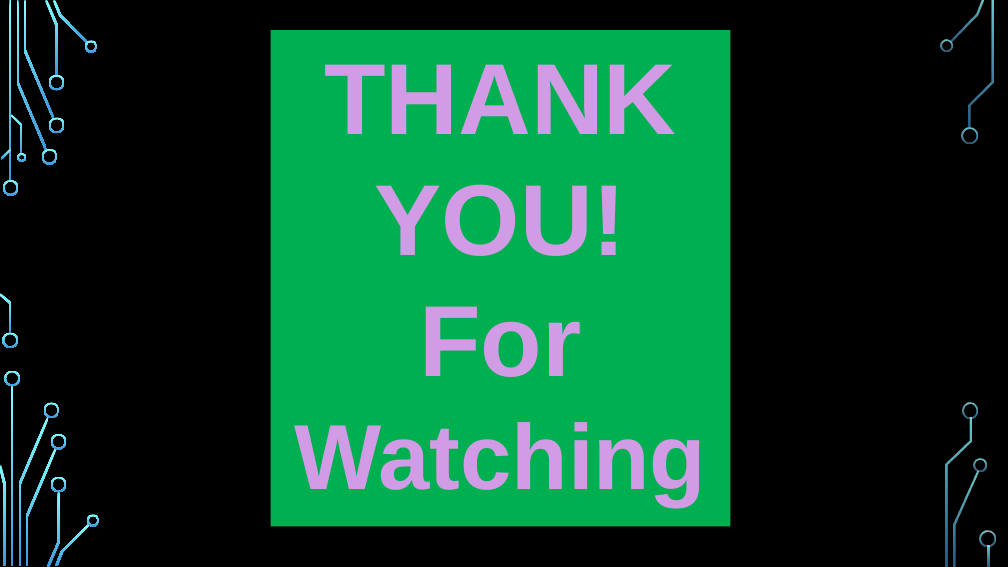
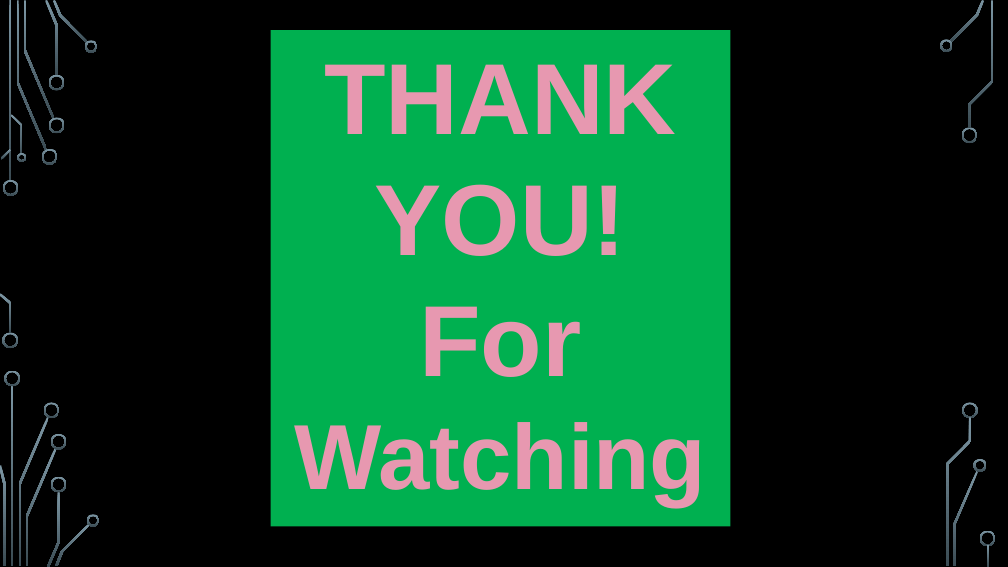
Before and after one commit to EmbeddedSystemClass/FinalProject5381, a slide deck: slide 41 of Final Project 5381.pptx. Drawn at 1008x567 pixels with LibreOffice and Linux fonts; fonts in the diff are those of the drawing; background and template pictures are left out. Boxes give left, top, right and bottom in pixels: in the first picture for what was removed or moved away, otherwise in the second. Text is boxed around its words. In the diff, an @@ line names an element or a change of style, - is before the commit and + after.

```diff
--- a/Final Project 5381.pptx
+++ b/Final Project 5381.pptx
@@ fill gradient #82FFFF to #3D97DE to gradient #7C96A3 to #3B4C54 in 36 elements at [3, 180, 19, 196], [2, 333, 18, 349], [17, 1, 47, 150], [42, 149, 57, 165], [23, 1, 54, 119], [45, 0, 58, 76], [48, 117, 64, 133], [48, 75, 64, 91], [53, 0, 88, 44], [85, 40, 98, 52], [1, 149, 11, 160], [0, 293, 11, 333], [11, 114, 23, 154], [17, 153, 26, 162], [11, 386, 14, 566], [18, 417, 48, 566], [5, 371, 20, 386], [0, 465, 5, 566], [44, 402, 60, 418], [26, 448, 57, 566], [47, 492, 60, 567], [51, 434, 67, 450], [51, 476, 67, 492], [55, 523, 90, 566], [87, 514, 100, 526], [950, 0, 985, 42], [940, 39, 953, 52], [962, 127, 978, 143], [954, 471, 979, 566], [974, 459, 987, 472], [969, 1, 994, 129], [963, 402, 979, 418], [946, 417, 972, 566], [980, 531, 996, 547], [988, 545, 990, 566], [9, 1, 11, 181] @@
@@ rectangle "THANK" at [271, 30, 730, 526]: text colour gradient #B258D3 to #D19BE5 to #F0DEF6 to gradient #D7537B to #E798B0 to #F7DDE5, letter outline #B258D3 1 pt to #D7537B 1 pt @@
```
Also in this commit, not shown: 42 other slides changed.
